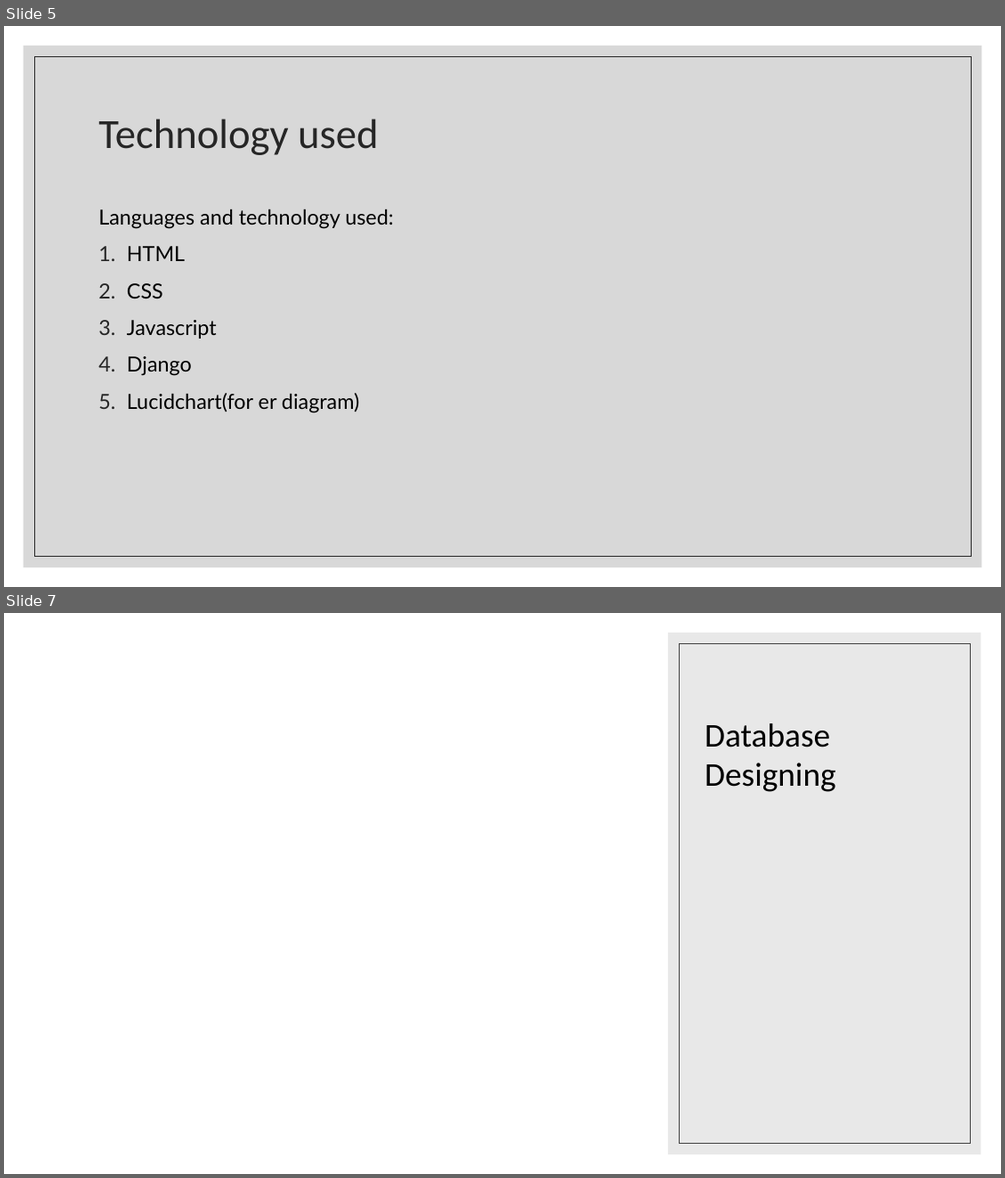
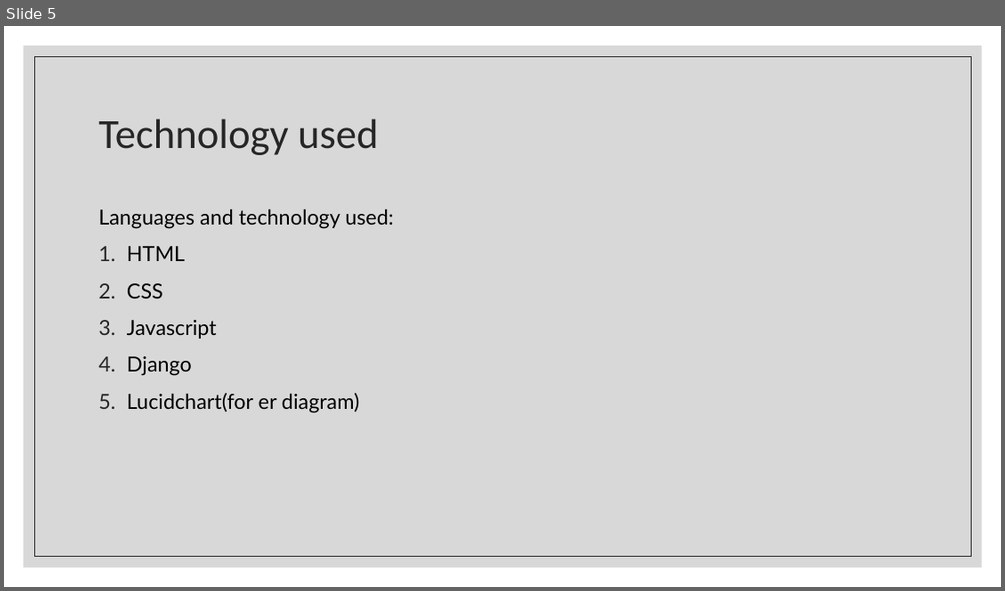
Before and after one commit to Beakbreak/DBMS-project, a slide deck: Lost And found website.pptx. Shown one above the other, each under a label of ours: slides 5 and 7 before the commit, slide 5 after it; the slides between them are not shown. The pictures are 1005x1178 and 1005x591 pixels, drawn with LibreOffice and Linux fonts; fonts in the diff are those of the drawing. Boxes give left, top, right and bottom in pixels: in the first picture for what was removed or moved away, otherwise in the second. Text is boxed around its words. In the diff, an @@ line names an element or a change of style, - is before the commit and + after.

```diff
--- a/Lost And found website.pptx
+++ b/Lost And found website.pptx
@@ slide 7 removed at <box>4,613,1001,1174</box>, background #FFFFFF @@
@@ rectangle removed at <box>668,633,980,1154</box> @@
@@ rectangle removed at <box>680,643,971,1143</box> @@
@@ title removed at <box>704,723,836,792</box> @@
-Database Designing
```
Also in this commit, not shown: 1 slide changed.
